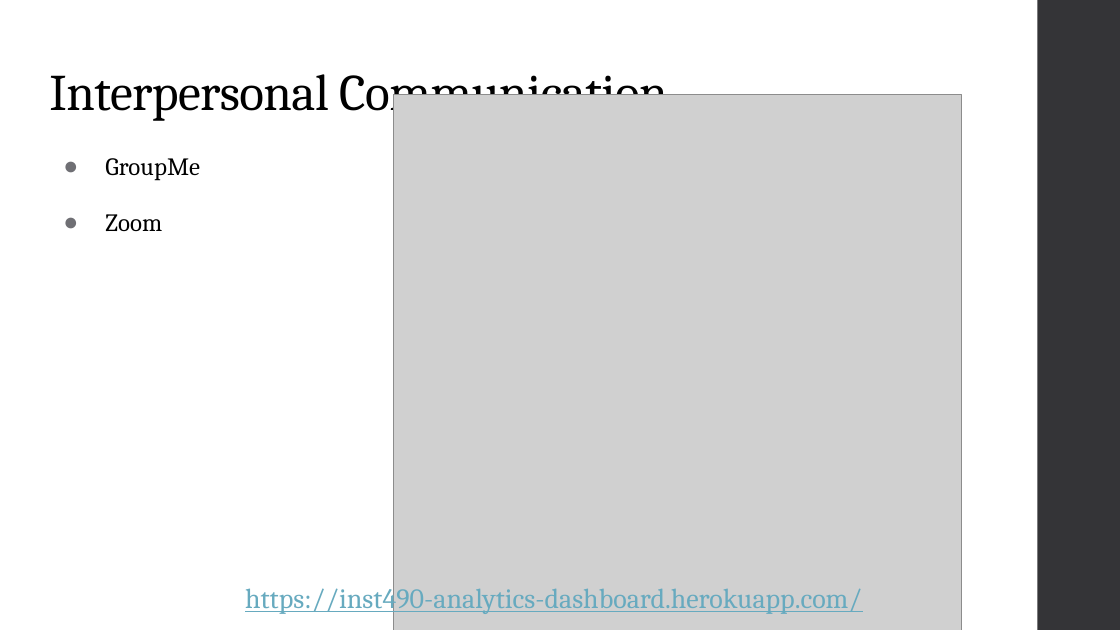
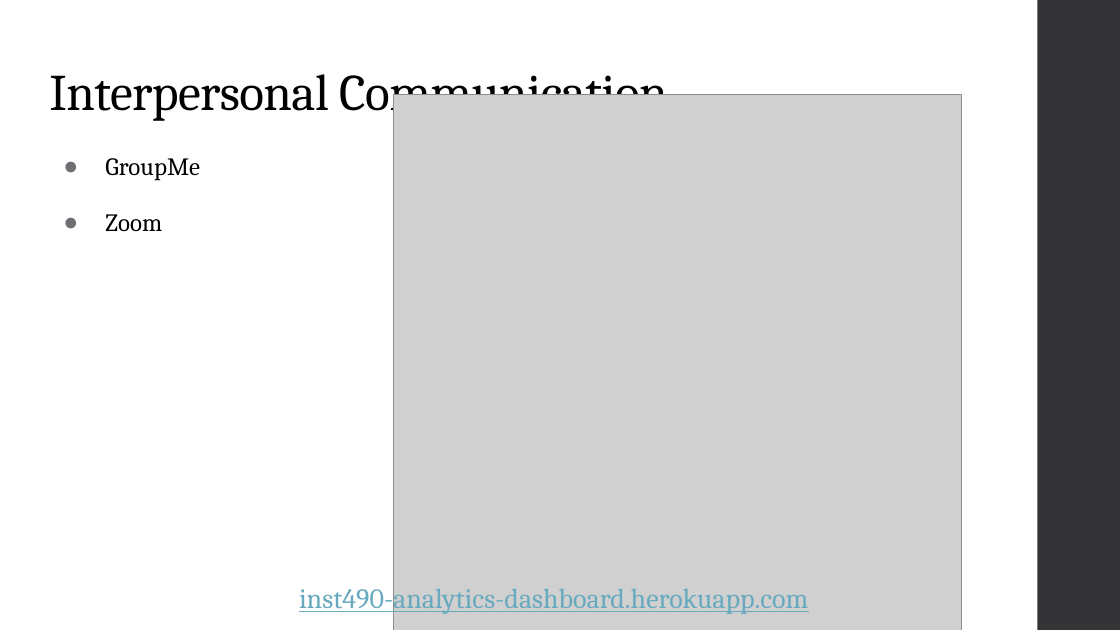
Before and after one commit to connormcdxc/Analytics-Dashboard, a slide deck: slide 6 of public/pdf/Capstone Presentation.pptx. Drawn at 1120x630 pixels with LibreOffice and Linux fonts; fonts in the diff are those of the drawing; grey boxes stand for pictures. Boxes give left, top, right and bottom in pixels: in the first picture for what was removed or moved away, otherwise in the second. Text is boxed around its words. In the diff, an @@ line names an element or a change of style, - is before the commit and + after.

```diff
--- a/public/pdf/Capstone Presentation.pptx
+++ b/public/pdf/Capstone Presentation.pptx
@@ text at [299, 583, 808, 615]: text changed @@
-https://inst490-analytics-dashboard.herokuapp.com/
+inst490-analytics-dashboard.herokuapp.com
```
Also in this commit, not shown: 5 other slides changed, 1 other file.
